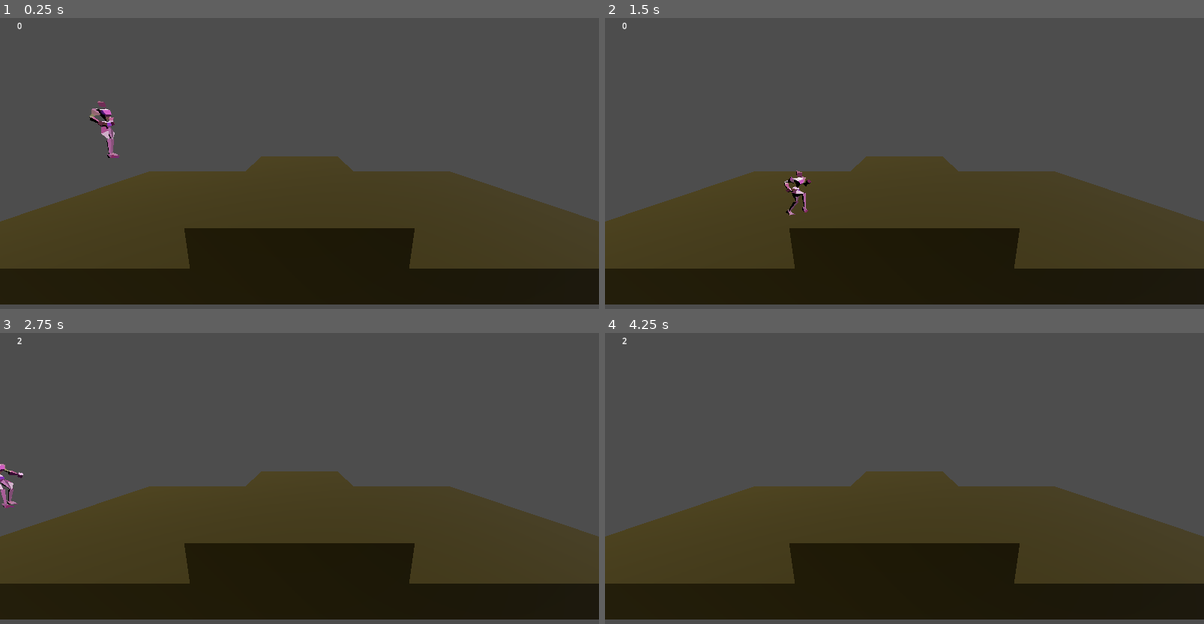
Above: before the commit, frames 1-4 (two rows, left to right).
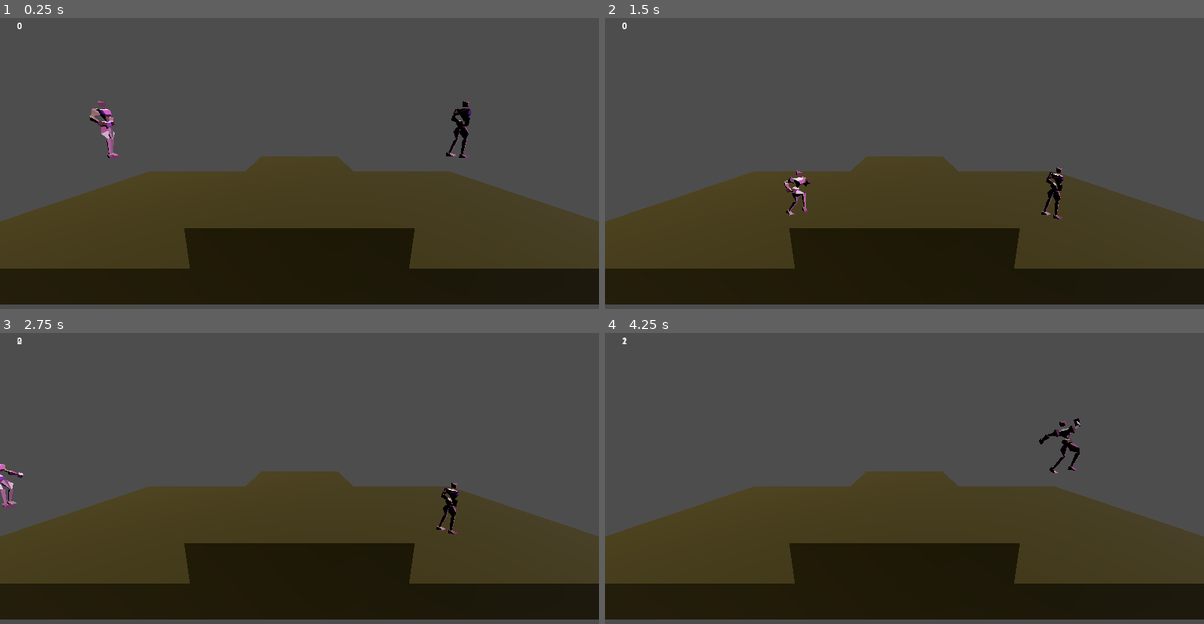
Above: after the commit, the same moments.

Repository: pixelcrust/fighting_game
Game: Godot game, scene res://scenes/world.tscn
The game is run twice, just before and just after one commit, with the same random seed, the same clock (stepped at 60 frames per second) and the same inputs.
Inputs:
- Up to frame 1 (0.25 s): no input
- Up to frame 2 (1.5 s): hold D (key_right, bound only before the commit) 0.53-1.28 s; hold S (key_duck, bound only before the commit) 0.53-1.28 s; tap W (key_jump, bound only before the commit) at 0.77, 1.07 s; tap B (key_block_0, bound only after the commit) at 0.8, 1.35 s; hold A (key_left, bound only before the commit) from 1.28 s (still down)
- Up to frame 3 (2.75 s): tap W (key_jump, bound only before the commit) at 1.52, 1.82 s; tap L (key_block_1, bound only after the commit) at 1.55, 2.1 s; release A (key_left, bound only before the commit) at 2.03 s; hold D (key_right, bound only before the commit) from 2.03 s (still down); tap Down (key_duck_1, bound only after the commit) at 2.3 s
- Up to frame 4 (4.25 s): tap Down (key_duck_1, bound only after the commit) at 2.85 s; tap W (key_jump, bound only before the commit) at 3.02, 3.05, 3.32 s; tap Enter at 3.5 s; release D (key_right, bound only before the commit) at 3.53 s; hold A (key_left, bound only before the commit) from 3.53 s (still down); hold W (key_jump, bound only before the commit) from 3.53 s (still down); tap Up (key_jump_1, bound only after the commit) at 3.8 s

The runs differ from the first frame. In frame 1, 0.3% of the frame differs, in the area x 2-79%, y 1-49%; in frame 2, 0.3%; in frame 3, 0.3%; in frame 4, 0.4%, in the area x 3-80%, y 1-49%.

Commit message:
added second player

Diff:
--- a/project.godot
+++ b/project.godot
@@ -17,33 +17,63 @@
 
 [input]
 
-key_left={
+key_left_0={
 "deadzone": 0.2,
 "events": [Object(InputEventKey,"resource_local_to_scene":false,"resource_name":"","device":0,"window_id":0,"alt_presse …(189 unchanged characters)…
 ]
 }
-key_right={
+key_right_0={
 "deadzone": 0.2,
 "events": [Object(InputEventKey,"resource_local_to_scene":false,"resource_name":"","device":0,"window_id":0,"alt_presse …(189 unchanged characters)…
 ]
 }
-key_duck={
+key_duck_0={
 "deadzone": 0.2,
 "events": [Object(InputEventKey,"resource_local_to_scene":false,"resource_name":"","device":0,"window_id":0,"alt_presse …(189 unchanged characters)…
 ]
 }
-key_jump={
+key_jump_0={
 "deadzone": 0.2,
 "events": [Object(InputEventKey,"resource_local_to_scene":false,"resource_name":"","device":0,"window_id":0,"alt_presse …(189 unchanged characters)…
 ]
 }
-key_attack1={
+key_attack1_0={
 "deadzone": 0.2,
-"events": [Object(InputEventKey,"resource_local_to_scene":fa …(139 unchanged characters)… d":false,"keycode":0,"physical_keycode":74,"key_label":0,"unicode":0,"location":0,"echo":false,"script":null)
+"events": [Object(InputEventKey,"resource_local_to_scene":fa …(139 unchanged characters)… d":false,"keycode":0,"physical_keycode":86,"key_label":0,"unicode":0,"location":0,"echo":false,"script":null)
 ]
 }
-key_block={
+key_block_0={
+"deadzone": 0.2,
+"events": [Object(InputEventKey,"resource_local_to_scene":false,"resource_name":"","device":0,"window_id":0,"alt_pressed":false,"shift_pressed":false,"ctrl_pressed":false,"meta_pressed":false,"pressed":false,"keycode":0,"physical_keycode":66,"key_label":0,"unicode":0,"location":0,"echo":false,"script":null)
+]
+}
+key_left_1={
+"deadzone": 0.2,
+"events": [Object(InputEventKey,"resource_local_to_scene":false,"resource_name":"","device":0,"window_id":0,"alt_pressed":false,"shift_pressed":false,"ctrl_pressed":false,"meta_pressed":false,"pressed":false,"keycode":0,"physical_keycode":4194319,"key_label":0,"unicode":0,"location":0,"echo":false,"script":null)
+]
+}
+key_right_1={
+"deadzone": 0.2,
+"events": [Object(InputEventKey,"resource_local_to_scene":false,"resource_name":"","device":0,"window_id":0,"alt_pressed":false,"shift_pressed":false,"ctrl_pressed":false,"meta_pressed":false,"pressed":false,"keycode":0,"physical_keycode":4194321,"key_label":0,"unicode":0,"location":0,"echo":false,"script":null)
+]
+}
+key_duck_1={
+"deadzone": 0.2,
+"events": [Object(InputEventKey,"resource_local_to_scene":false,"resource_name":"","device":0,"window_id":0,"alt_pressed":false,"shift_pressed":false,"ctrl_pressed":false,"meta_pressed":false,"pressed":false,"keycode":0,"physical_keycode":4194322,"key_label":0,"unicode":0,"location":0,"echo":false,"script":null)
+]
+}
+key_jump_1={
+"deadzone": 0.2,
+"events": [Object(InputEventKey,"resource_local_to_scene":false,"resource_name":"","device":0,"window_id":0,"alt_pressed":false,"shift_pressed":false,"ctrl_pressed":false,"meta_pressed":false,"pressed":false,"keycode":0,"physical_keycode":4194320,"key_label":0,"unicode":0,"location":0,"echo":false,"script":null)
+]
+}
+key_attack1_1={
 "deadzone": 0.2,
 "events": [Object(InputEventKey,"resource_local_to_scene":false,"resource_name":"","device":0,"window_id":0,"alt_presse …(189 unchanged characters)…
 ]
 }
+key_block_1={
+"deadzone": 0.2,
+"events": [Object(InputEventKey,"resource_local_to_scene":false,"resource_name":"","device":0,"window_id":0,"alt_pressed":false,"shift_pressed":false,"ctrl_pressed":false,"meta_pressed":false,"pressed":false,"keycode":0,"physical_keycode":76,"key_label":0,"unicode":0,"location":0,"echo":false,"script":null)
+]
+}
--- a/scenes/world.tscn
+++ b/scenes/world.tscn
@@ -27,3 +27,7 @@
 
 [node name="DirectionalLight3D" type="DirectionalLight3D" parent="."]
 transform = Transform3D(-0.122684, 0.598071, 0.791997, 0, -0.798026, 0.602623, 0.992446, 0.0739319, 0.0979046, 12.5149, 5.3762, -12.2308)
+
+[node name="test_fighter2" parent="." instance=ExtResource("1_f3sb7")]
+transform = Transform3D(-4.37114e-08, 0, 1, 0, 1, 0, -1, 0, -4.37114e-08, 5.15323, 2.94547, 2.18245)
+player = 1
--- a/scripts/script_fighter.gd
+++ b/scripts/script_fighter.gd
@@ -1,6 +1,6 @@
 extends CharacterBody3D
 
-@export var player : int = 0
+@export var player : int = 0 #starting with zero
 
 @export var hp : float = 100
 @export var stance : float = 100
@@ -12,6 +12,13 @@
 @onready var label_state: Label = $label_state
 @onready var base_rig: Node3D = $base_rig
 
+#controlls
+var key_left : String
+var key_right : String
+var key_jump : String
+var key_duck : String
+var key_attack1 : String
+var key_block : String
 
 
 var state : int = 0
@@ -32,9 +39,19 @@
 
 func _ready():
 	if player == 0:
-		pass
+		key_left = "key_left_0"
+		key_right = "key_right_0"
+		key_jump = "key_jump_0"
+		key_duck = "key_duck_0"
+		key_attack1 = "key_attack_0"
+		key_block = "key_block_0"
 	elif player == 1:
-		pass
+		key_left = "key_left_1"
+		key_right = "key_right_1"
+		key_jump = "key_jump_1"
+		key_duck = "key_duck_1"
+		key_attack1 = "key_attack_1"
+		key_block = "key_block_1"
 
 func _physics_process(delta):
 
@@ -53,18 +70,18 @@
 		0: # ..standing
 			attack_state = 0
 			#input
-			if Input.is_action_pressed("key_left"):
+			if Input.is_action_pressed(key_left):
 				turn_left(delta)
 				velocity.x = - run_speed * delta * 100
-			elif Input.is_action_pressed("key_right"):
+			elif Input.is_action_pressed(key_right):
 				turn_right(delta)
 				velocity.x = run_speed * delta * 100
 			else:
 				velocity.x = 0
-			if Input.is_action_pressed("key_jump") && on_floor:
+			if Input.is_action_pressed(key_jump) && on_floor:
 				velocity.y = jump_speed * delta * 100
 				state = 1
-			if Input.is_action_pressed("key_duck"):
+			if Input.is_action_pressed(key_duck):
 				state = 4
 		1: # ..jumping upward
 			attack_state = 1
@@ -78,7 +95,7 @@
 			attack_state = 3
 		4: # ..crouched
 			attack_state = 4
-			if Input.is_action_just_released("key_duck"):
+			if Input.is_action_just_released(key_duck):
 				state = 0
 		5: # ..attacking
 			#depending what state the player was before what attack is being played
